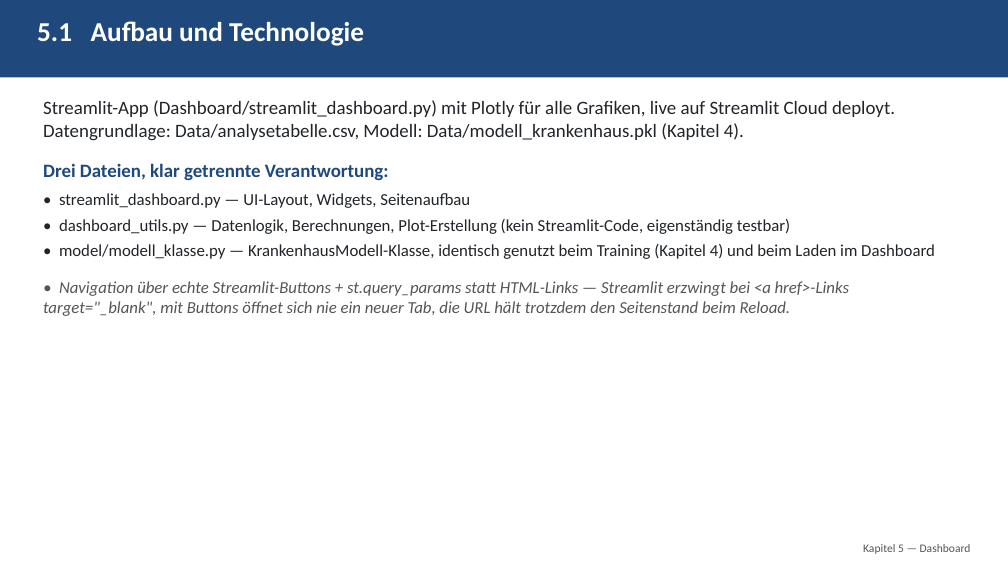
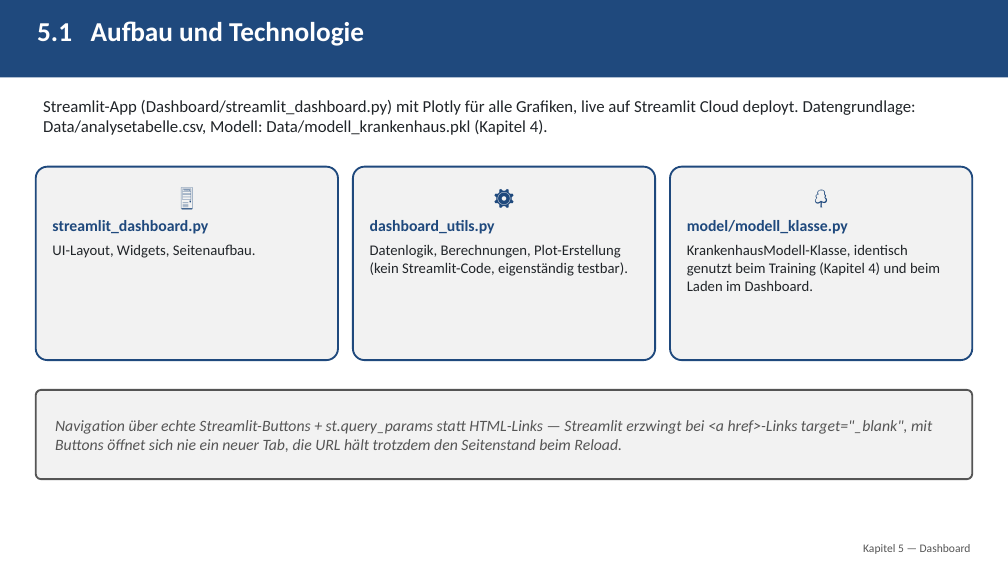
Before and after one commit to eufunk/Qualitaets_Muster_Finder, a slide deck: slide 29 of Doku/PPT/Projektbegleitende_Praesentation.pptx (slide 36 before the commit). Drawn at 1008x567 pixels with LibreOffice and Linux fonts; fonts in the diff are those of the drawing. Boxes give left, top, right and bottom in pixels: in the first picture for what was removed or moved away, otherwise in the second. Text is boxed around its words. In the diff, an @@ line names an element or a change of style, - is before the commit and + after.

```diff
--- a/Doku/PPT/Projektbegleitende_Praesentation.pptx
+++ b/Doku/PPT/Projektbegleitende_Praesentation.pptx
@@ text removed at [43, 100, 935, 316] @@
-Streamlit-App (Dashboard/streamlit_dashboard.py) mit Plotly für alle Grafiken, live auf Streamlit Cloud deployt. Datengrundlage: Data/analysetabelle.csv, Modell: Data/modell_krankenhaus.pkl (Kapitel 4).
-Drei Dateien, klar getrennte Verantwortung:
-• streamlit_dashboard.py — UI-Layout, Widgets, Seitenaufbau
-• dashboard_utils.py — Datenlogik, Berechnungen, Plot-Erstellung (kein Streamlit-Code, eigenständig testbar)
-• model/modell_klasse.py — KrankenhausModell-Klasse, identisch genutzt beim Training (Kapitel 4) und beim Laden im Dashboard
-• Navigation über echte Streamlit-Buttons + st.query_params statt HTML-Links — Streamlit erzwingt bei <a href>-Links target="_blank", mit Buttons öffnet sich nie ein neuer Tab, die URL hält trotzdem den Seitenstand beim Reload.
@@ text added at [43, 100, 916, 135], 16 pt, text #212529 @@
+Streamlit-App (Dashboard/streamlit_dashboard.py) mit Plotly für alle Grafiken, live auf Streamlit Cloud deployt. Datengrundlage: Data/analysetabelle.csv, Modell: Data/modell_krankenhaus.pkl (Kapitel 4).
@@ rounded rectangle added at [36, 166, 338, 360], fill #F2F2F2, outline #1F497D 1.75 pt, 14 pt, text #212529 @@
+🖥️
+streamlit_dashboard.py
+UI-Layout, Widgets, Seitenaufbau.
@@ rounded rectangle added at [353, 166, 656, 360], fill #F2F2F2, outline #1F497D 1.75 pt, 14 pt, text #212529 @@
+⚙️
+dashboard_utils.py
+Datenlogik, Berechnungen, Plot-Erstellung (kein Streamlit-Code, eigenständig testbar).
@@ rounded rectangle added at [670, 166, 972, 360], fill #F2F2F2, outline #1F497D 1.75 pt, 14 pt, text #212529 @@
+🌳
+model/modell_klasse.py
+KrankenhausModell-Klasse, identisch genutzt beim Training (Kapitel 4) und beim Laden im Dashboard.
@@ rounded rectangle added at [36, 390, 972, 479], fill #F2F2F2, outline #555555 1.75 pt, 15 pt, text #555555, italic @@
+Navigation über echte Streamlit-Buttons + st.query_params statt HTML-Links — Streamlit erzwingt bei <a href>-Links target="_blank", mit Buttons öffnet sich nie ein neuer Tab, die URL hält trotzdem den Seitenstand beim Reload.
```
Also in this commit, not shown: 25 other slides changed, 8 slides removed, 28 other files.
